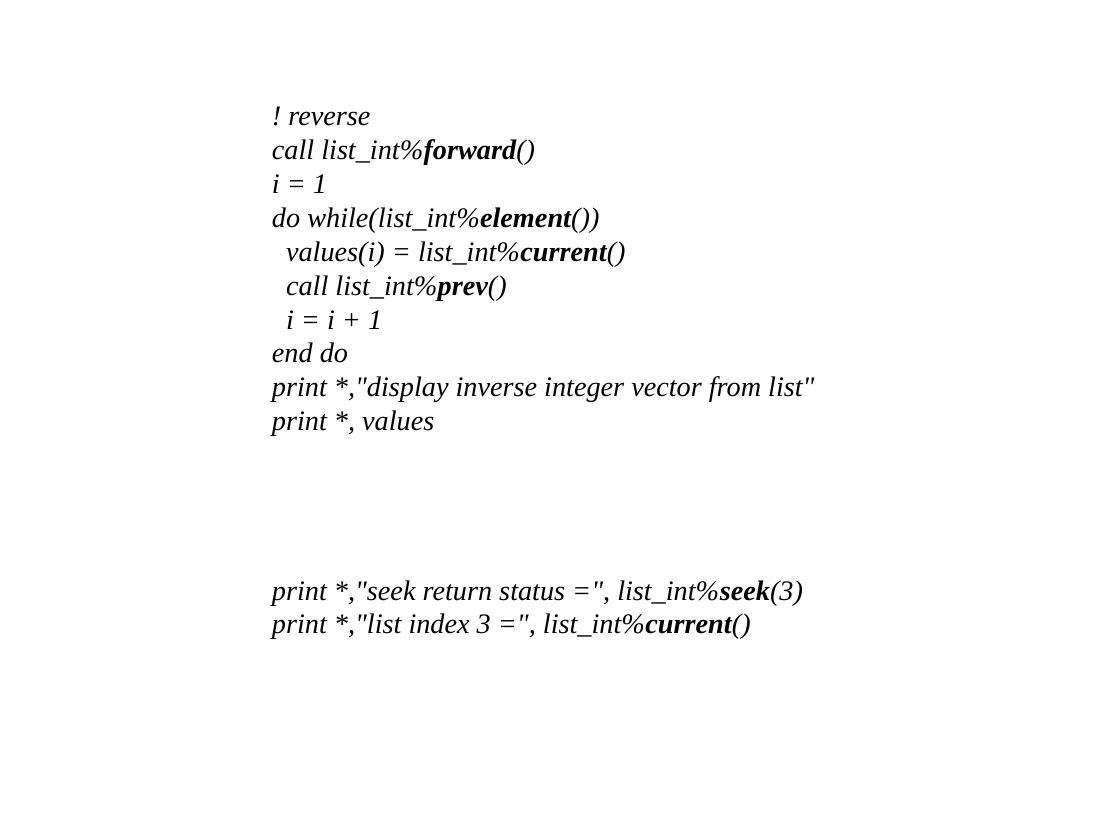
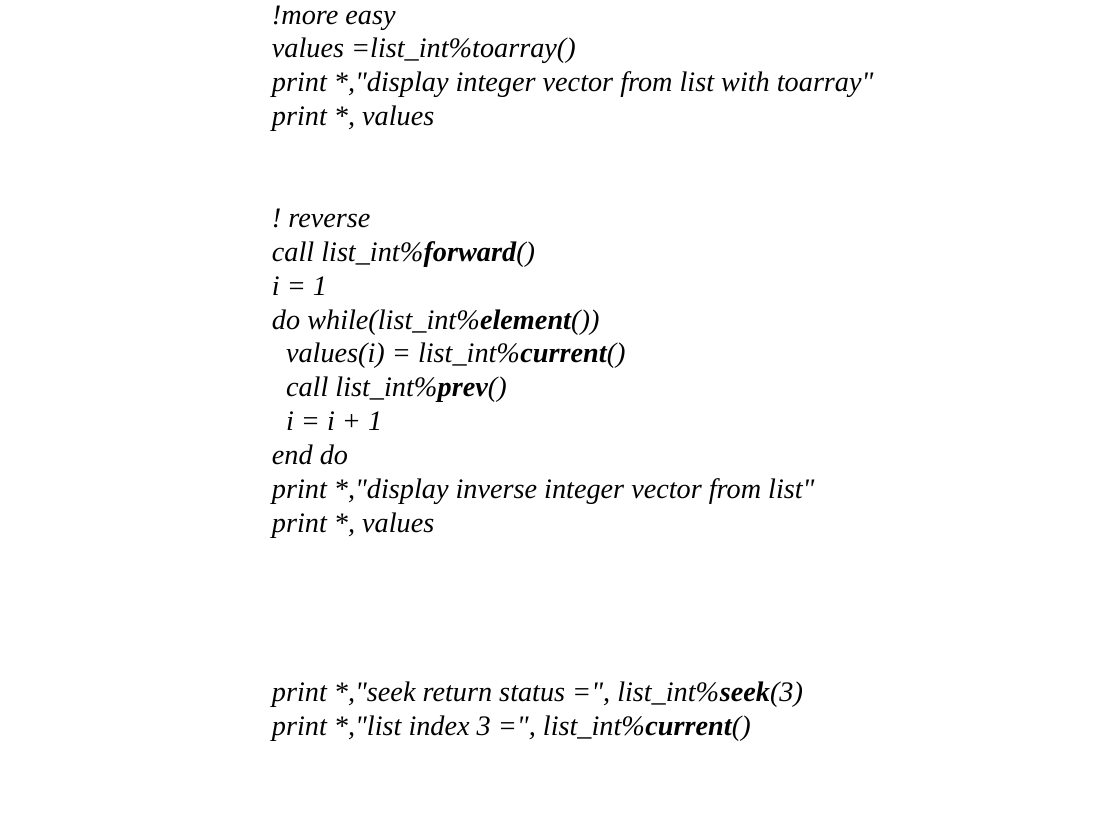
Before and after one commit to ARPA-SIMC/libsim, a slide deck: slide 2 of doc/API_DB-All.e_Fortran2003.odp. Drawn at 1120x840 pixels with LibreOffice and Linux fonts; fonts in the diff are those of the drawing; background and template pictures are left out. Boxes give left, top, right and bottom in pixels: in the first picture for what was removed or moved away, otherwise in the second. Text is boxed around its words. In the diff, an @@ line names an element or a change of style, - is before the commit and + after.

```diff
--- a/doc/API_DB-All.e_Fortran2003.odp
+++ b/doc/API_DB-All.e_Fortran2003.odp
@@ subtitle at (272,10,874,131): paragraphs added @@
+!more easy
+values =list_int%toarray()
+print *,"display integer vector from list with toarray"
+print *, values
@@ subtitle "!more easy": place and size @@
-subtitle "!more easy" at (272,111,814,639)
+subtitle "!more easy" at (272,10,874,740)
```
Also in this commit, not shown: 3 other slides changed, 5 slides added.
